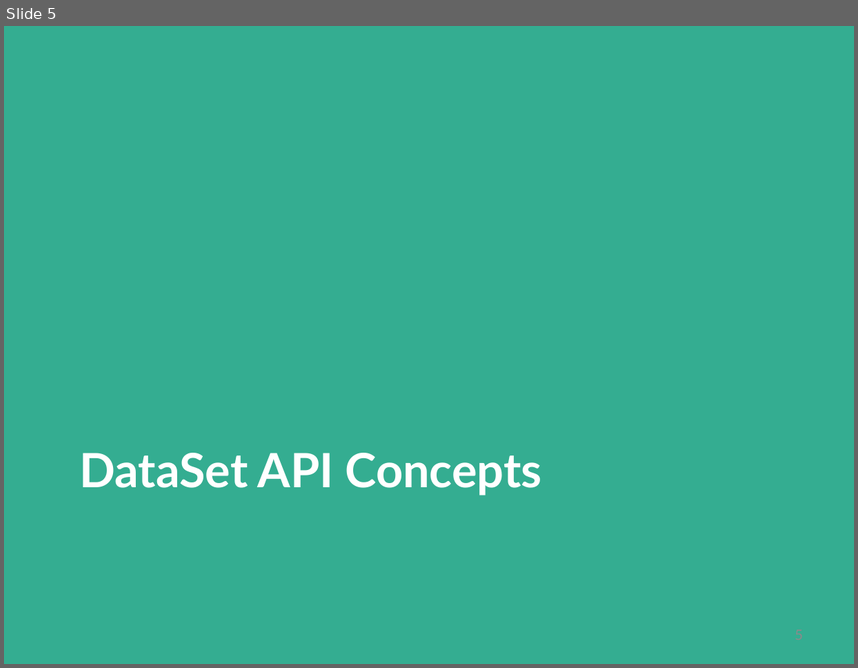
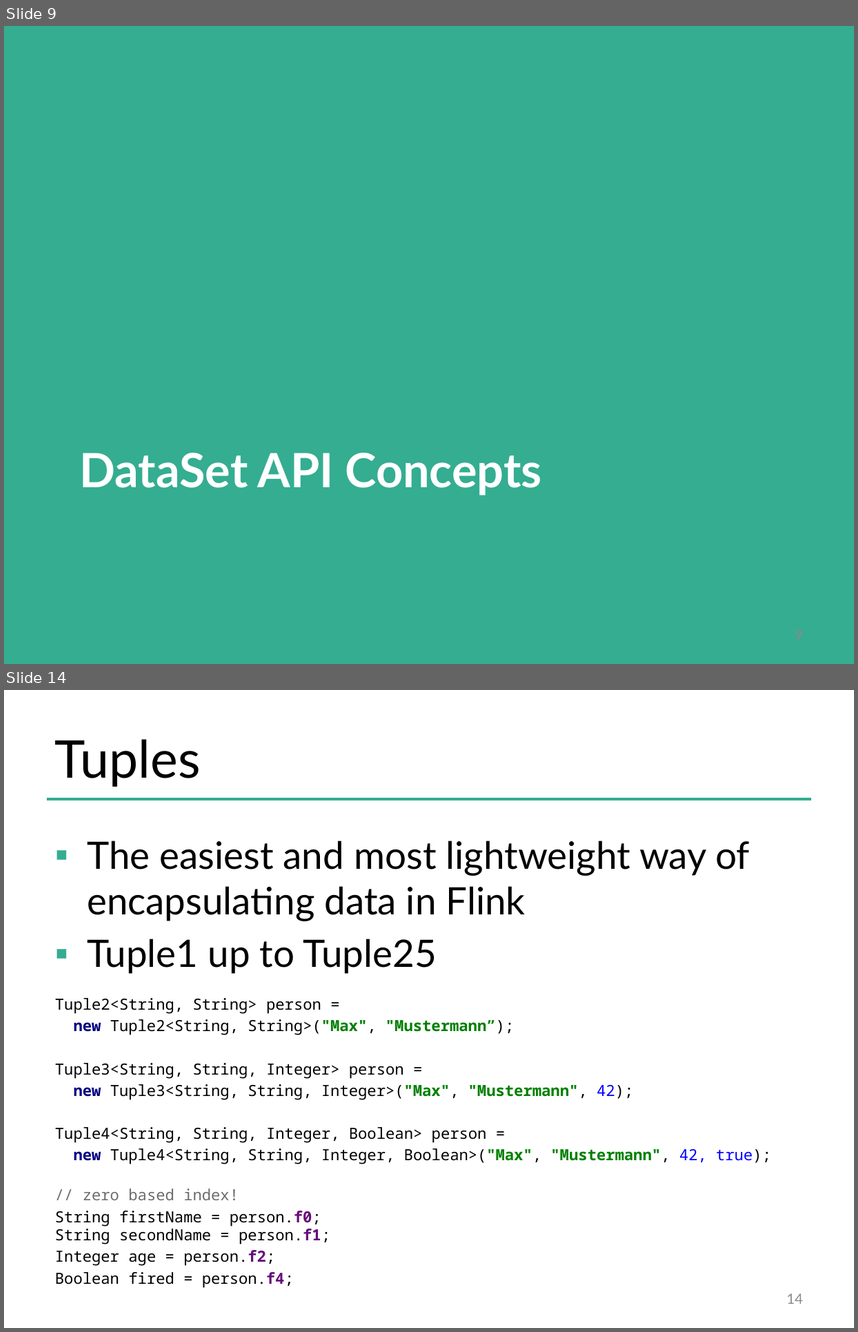
Before and after one commit to dataArtisans/flink-training-web, a slide deck: slides/flink_batch_basics.pptx. Shown one above the other, each under a label of ours: slide 5 before the commit, slides 9 and 14 after it; the slides between them are not shown. The pictures are 858x668 and 858x1332 pixels, drawn with LibreOffice and Linux fonts; fonts in the diff are those of the drawing; background and template pictures are left out. Boxes give left, top, right and bottom in pixels: in the first picture for what was removed or moved away, otherwise in the second. Text is boxed around its words. In the diff, an @@ line names an element or a change of style, - is before the commit and + after.

Commit message:
add first draft of "Basics" slides

```diff
--- a/slides/flink_batch_basics.pptx
+++ b/slides/flink_batch_basics.pptx
@@ slide 14 added at (4, 690, 854, 1328), background #FFFFFF @@
@@ title added at (55, 739, 201, 787), 44 pt, text #000000 @@
+Tuples
@@ line added from (47, 799) to (811, 799), #34AD91 2 pt @@
@@ text added at (55, 840, 771, 1287), 13 pt, text #000000 @@
+▪ The easiest and most lightweight way of encapsulating data in Flink
+▪ Tuple1 up to Tuple25
+Tuple2<String, String> person =
+new Tuple2<String, String>("Max", "Mustermann”);
+Tuple3<String, String, Integer> person =
+new Tuple3<String, String, Integer>("Max", "Mustermann", 42);
+Tuple4<String, String, Integer, Boolean> person =
+new Tuple4<String, String, Integer, Boolean>("Max", "Mustermann", 42, true);
+// zero based index!
+String firstName = person.f0;
+String secondName = person.f1;
+Integer age = person.f2;
+Boolean fired = person.f4;
@@ page number added at (786, 1293, 803, 1303), 12 pt, text #8C8C8C @@
+14
@@ what was slide 5 is now slide 9 @@
```
Also in this commit, not shown: 6 slides changed, 15 other slides added.
